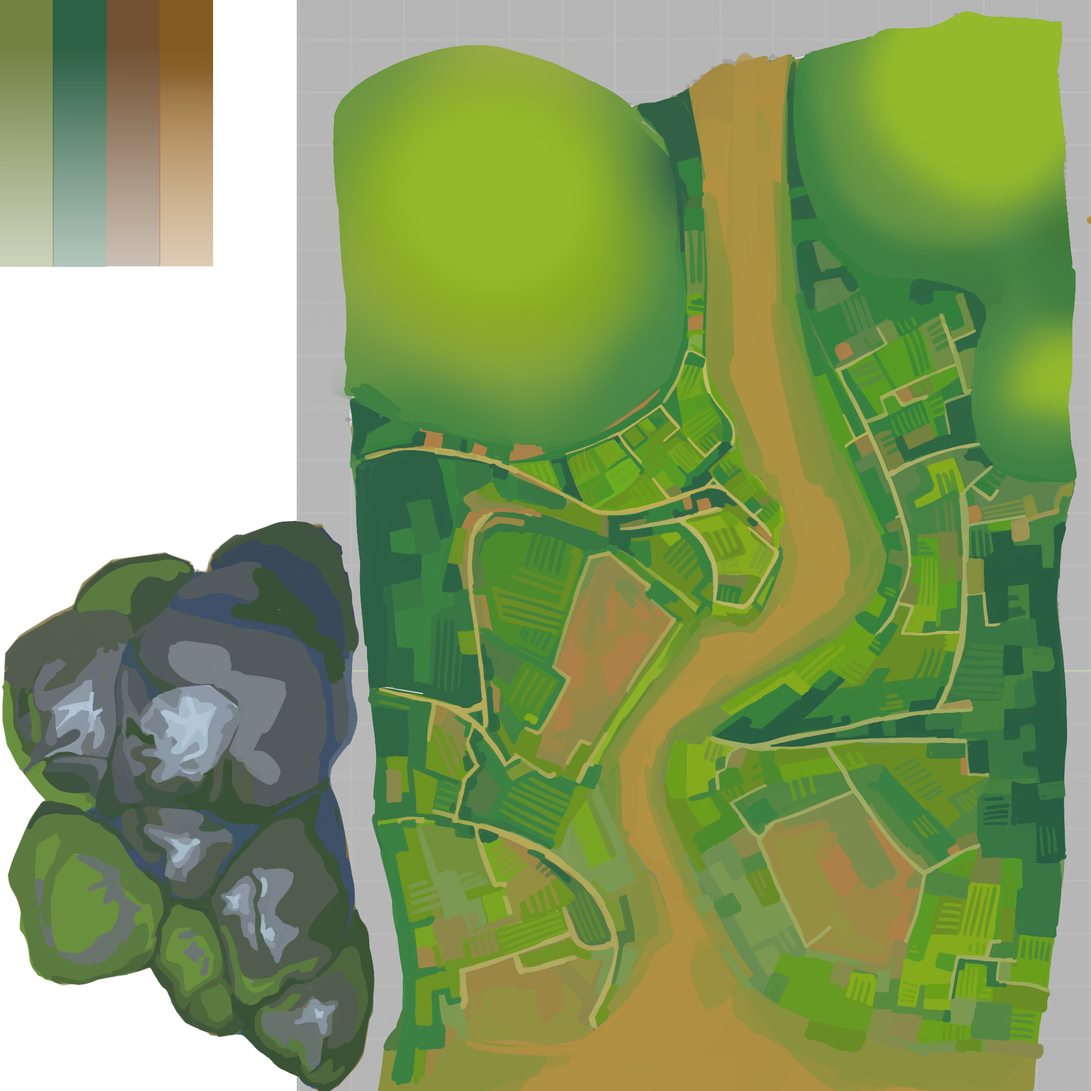
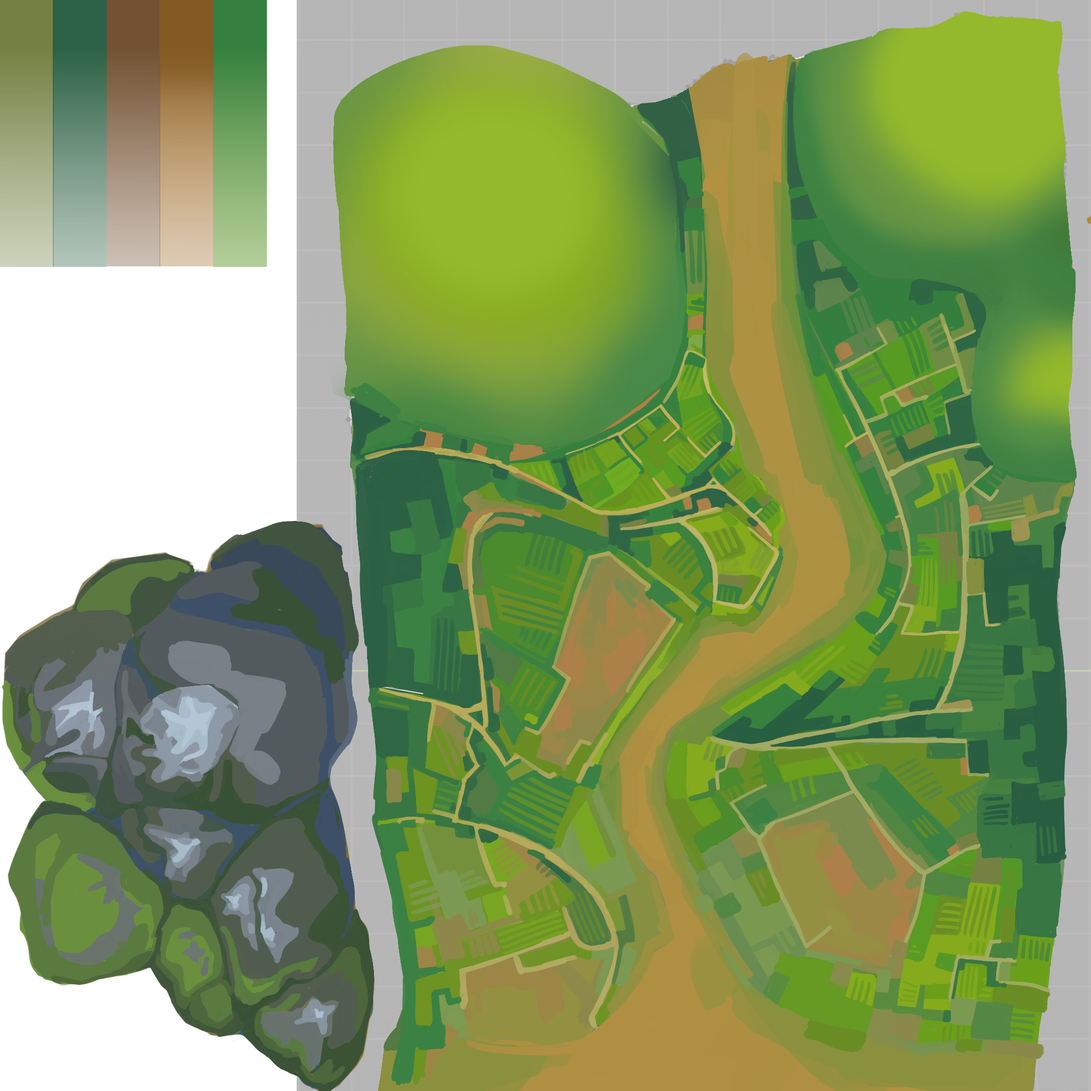
Two versions of the same layered image (w=1091, h=1091). Layer-by-layer changes:
added layer "Fond en dégradé 1" (1st of 5) above "Fond en dégradé 1" over (x1=213, y1=0, x2=268, y2=268)
